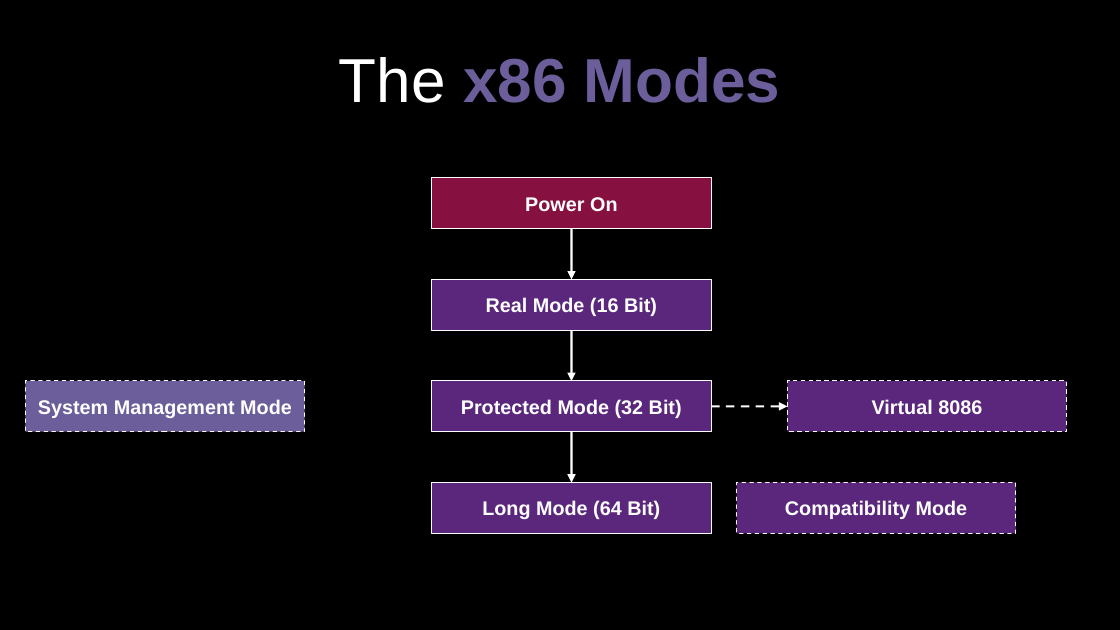
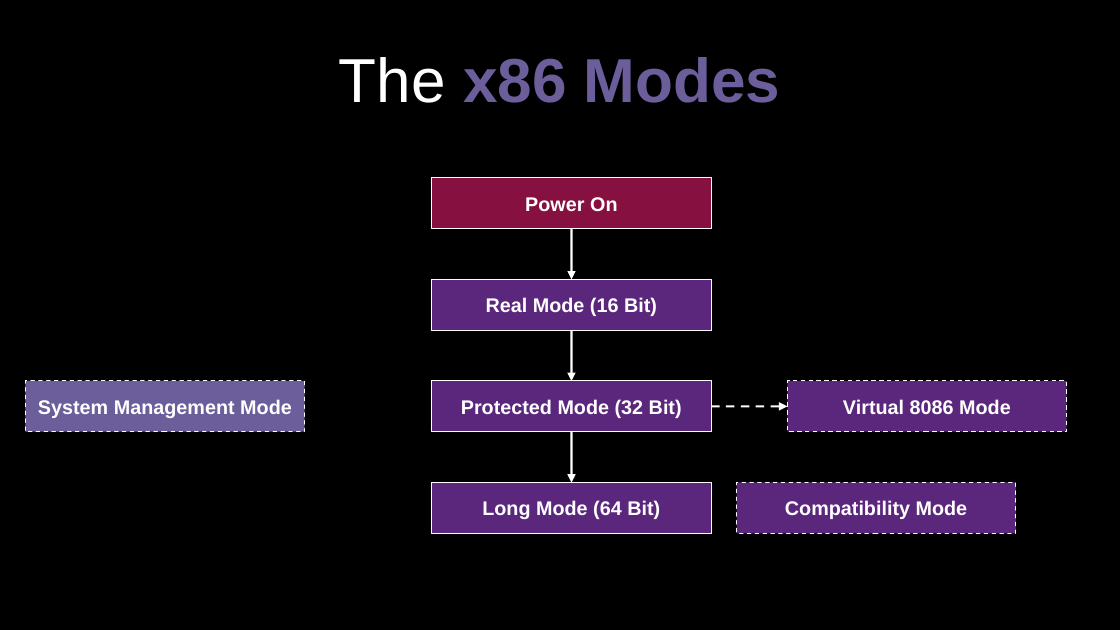
Before and after one commit to 0x0000z3r0/bios, a slide deck: slide 4 of docs/paper/bios.odp (slide 3 before the commit). Drawn at 1120x630 pixels with LibreOffice and Linux fonts; fonts in the diff are those of the drawing. Boxes give left, top, right and bottom in pixels: in the first picture for what was removed or moved away, otherwise in the second. Text is boxed around its words. In the diff, an @@ line names an element or a change of style, - is before the commit and + after.

```diff
--- a/docs/paper/bios.odp
+++ b/docs/paper/bios.odp
@@ text in rectangle at (843,399,1011,414): text changed @@
-Virtual 8086
+Virtual 8086 Mode
```
Also in this commit, not shown: 1 slide added, 1 other file.
